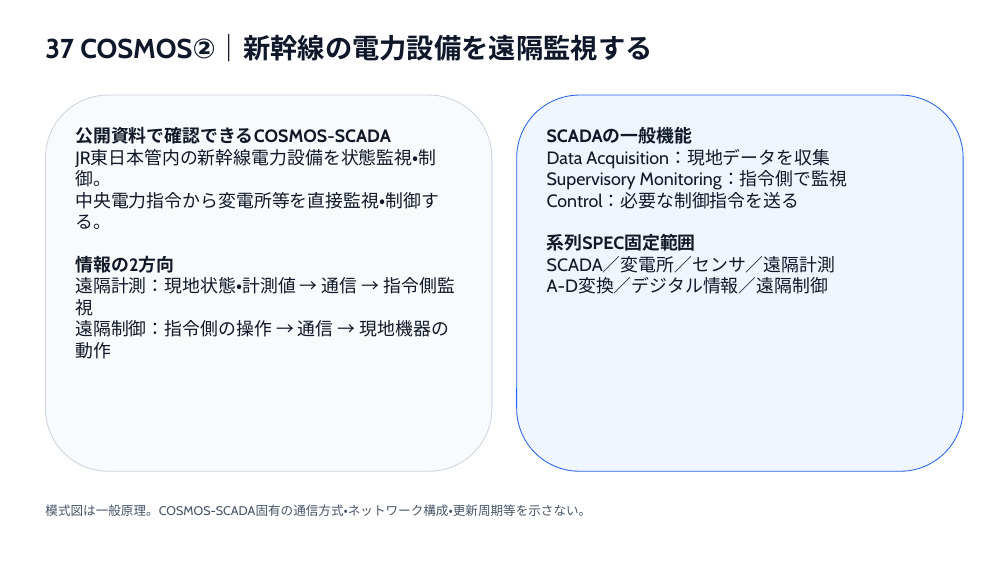
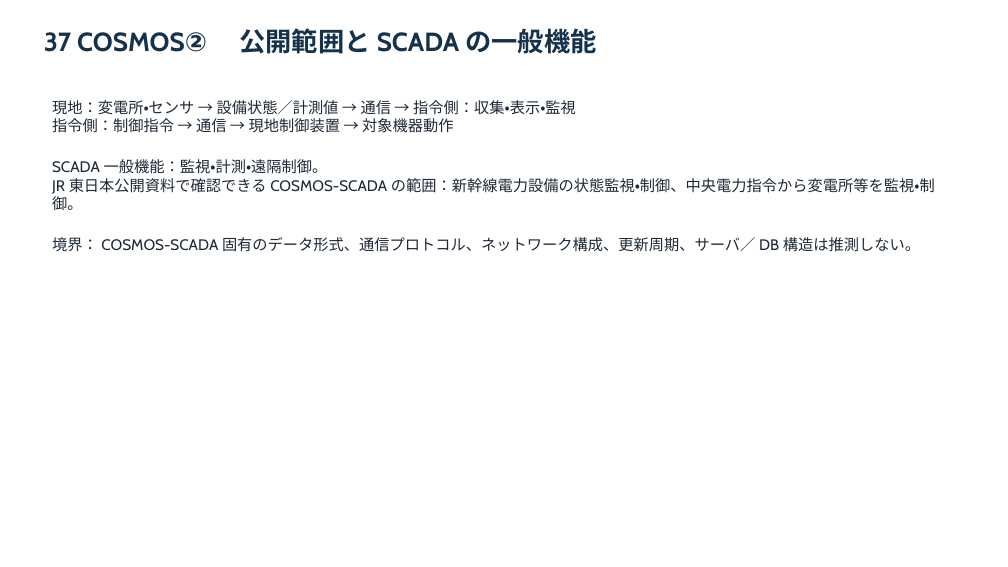
Before and after one commit to cureflash/homepage, a slide deck: slide 1 of denken-shinkansen/01_shinkansen_vehicle_3/topics/37_cosmos_power_remote_monitoring/37_cosmos_power_remote_monitoring_images.pptx. Drawn at 1008x567 pixels with LibreOffice and Linux fonts; fonts in the diff are those of the drawing. Boxes give left, top, right and bottom in pixels: in the first picture for what was removed or moved away, otherwise in the second. Text is boxed around its words. In the diff, an @@ line names an element or a change of style, - is before the commit and + after.

```diff
--- a/denken-shinkansen/01_shinkansen_vehicle_3/topics/37_cosmos_power_remote_monitoring/37_cosmos_power_remote_monitoring_images.pptx
+++ b/denken-shinkansen/01_shinkansen_vehicle_3/topics/37_cosmos_power_remote_monitoring/37_cosmos_power_remote_monitoring_images.pptx
@@ text "37 COSMOS② 公開範囲とSCADAの一般機能" at (44,28,370,54): vertical alignment middle to top @@
@@ text at (44,28,370,54): text changed; size 26 to 25 pt; text colour #0F172A to #15324B @@
-37 COSMOS②｜新幹線の電力設備を遠隔監視する
+37 COSMOS② 公開範囲とSCADAの一般機能
@@ text "現地：変電所・センサ → 設備状態／計測値 → 通信 ...": place and size @@
-text "現地：変電所・センサ → 設備状態／計測値 → 通信 ..." at (45,95,492,472)
+text "現地：変電所・センサ → 設備状態／計測値 → 通信 ..." at (52,100,935,252)
@@ text "現地：変電所・センサ → 設備状態／計測値 → 通信 ..." at (52,100,935,252): fill #F8FAFC to none; outline #CBD5E1 0.79 pt to none @@
@@ text at (52,100,935,252): text changed; size 17 to 14.5 pt; text colour #111827 to #1F2937 @@
-公開資料で確認できるCOSMOS-SCADA
-JR東日本管内の新幹線電力設備を状態監視・制御。
-中央電力指令から変電所等を直接監視・制御する。
-情報の2方向
-遠隔計測：現地状態・計測値 → 通信 → 指令側監視
-遠隔制御：指令側の操作 → 通信 → 現地機器の動作
+現地：変電所・センサ → 設備状態／計測値 → 通信 → 指令側：収集・表示・監視
+指令側：制御指令 → 通信 → 現地制御装置 → 対象機器動作
+SCADA一般機能：監視・計測・遠隔制御。
+JR東日本公開資料で確認できるCOSMOS-SCADAの範囲：新幹線電力設備の状態監視・制御、中央電力指令から変電所等を監視・制御。
+境界：COSMOS-SCADA固有のデータ形式、通信プロトコル、ネットワーク構成、更新周期、サーバ／DB構造は推測しない。
@@ rounded rectangle removed at (517,95,964,472) @@
-SCADAの一般機能
-Data Acquisition：現地データを収集
-Supervisory Monitoring：指令側で監視
-Control：必要な制御指令を送る
-系列SPEC固定範囲
-SCADA／変電所／センサ／遠隔計測
-A-D変換／デジタル情報／遠隔制御
@@ text removed at (45,504,591,516) @@
-模式図は一般原理。COSMOS-SCADA固有の通信方式・ネットワーク構成・更新周期等を示さない。
```
Also in this commit, not shown: 1 other slide changed, 2 slides added, 2 slides removed.
